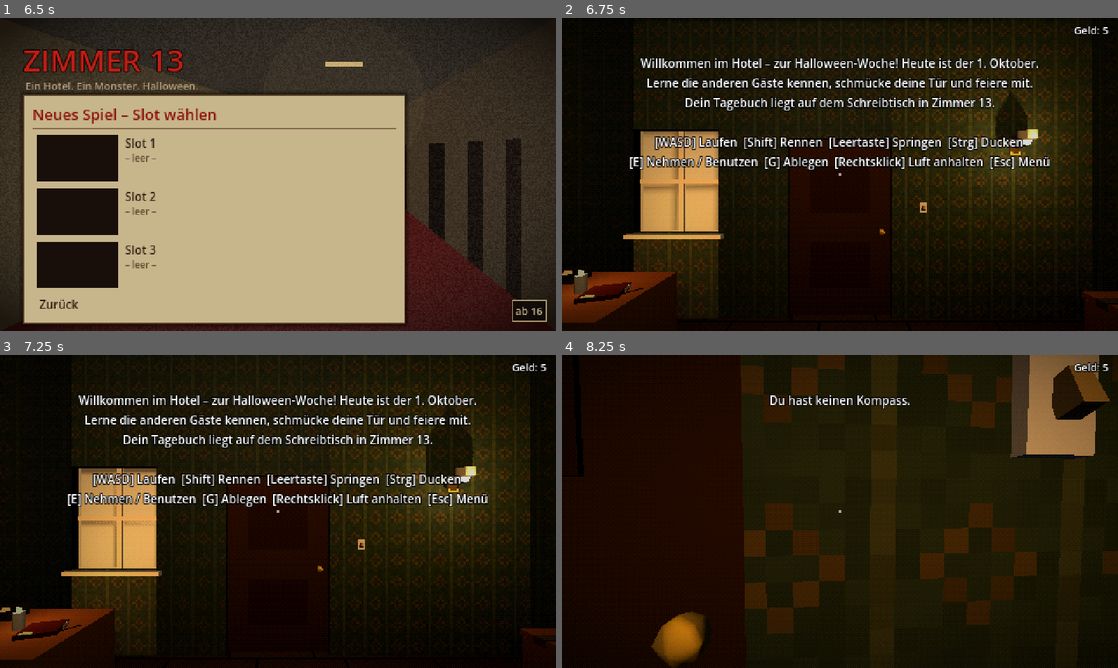
Above: before the commit, frames 1-4 (two rows, left to right).
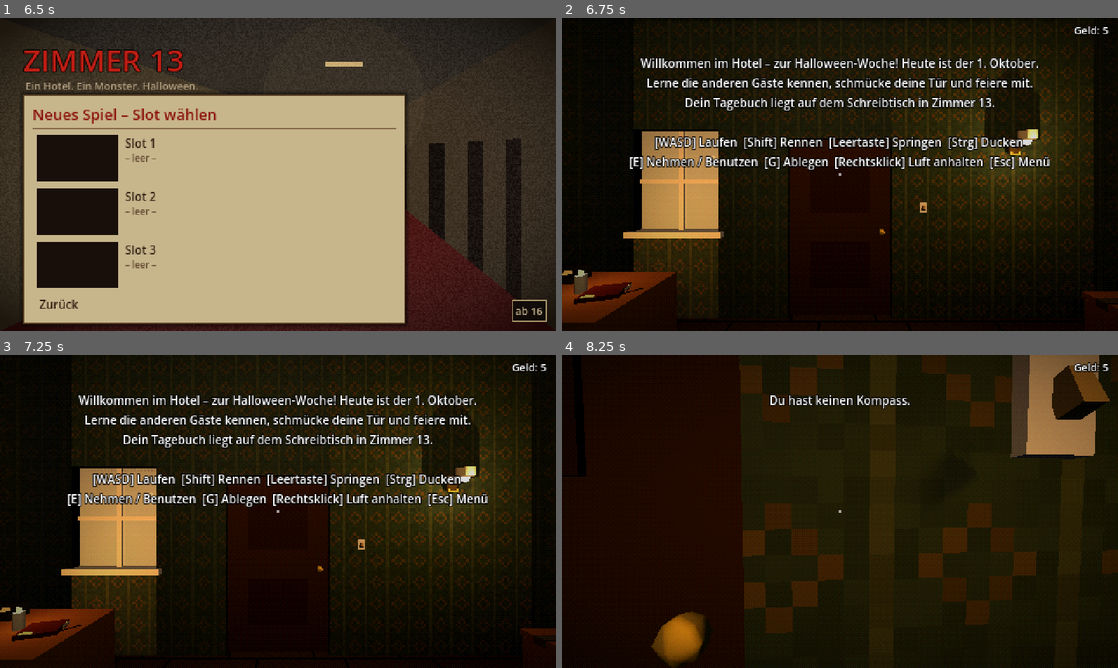
Above: after the commit, the same moments.

Repository: vektorviktor/zimmer13
Game: Godot game, scene res://scenes/title.tscn
Same seed, same stepped clock (60 frames per second), same inputs: the game is played once before the commit and once after it.
Inputs (mouse positions are in pixels of both pictures, inside the frame that each line leads up to):
- Up to frame 1 (6.5 s): click "Einstellungen" at 0.5 s; click "Zurück" at 1.25 s; click "Einstellungen" at 2 s; click "Vollbild" at 2.75 s; click "VSync" at 3.5 s; click "480 × 270" at 4.25 s; click "Neues Spiel" at 5 s; tap Enter at 5.75 s; move the mouse to (250, 237) at 5.77 s; hold W (move_forward) from 5.78 s (still down); hold Shift (run) from 5.78 s (still down); click (250, 237) at 5.92 s; tap Space (jump) at 6.02 s
- Up to frame 2 (6.75 s): release W (move_forward) at 6.5 s; release Shift (run) at 6.5 s; click (778, 158) at 6.52 s
- Up to frame 3 (7.25 s): no input
- Up to frame 4 (8.25 s): move the mouse to (878, 514) at 7.27 s; hold W (move_forward) from 7.28 s (still down); tap F (compass) at 7.35 s; tap Space (jump) at 7.52 s; tap Shift (run) at 7.55 s; move the mouse to (795, 508) at 8.02 s; hold Ctrl (crouch) from 8.03 s (still down)

Frame 1 is identical in both runs. In frame 2, 4.5% of the frame differs, in the area x 11-96%, y 1-93%; in frame 3, 4.4%; in frame 4, 0.9%.

Commit message:
Flimmernde Flächen behoben (Vertex-Snapping)
- Geo.box unterteilt Flächen in Stücke ≤ 1 m: Flurboden und Decken schwimmen nicht mehr
- Mat.layer für Auflagen (Teppich in der Lobby, Türkassetten): leicht zur Kamera gezogen,
  die Unterlage flimmert nicht mehr durch
- Fensterglas als einzelne Fläche statt dünner Box, Fensterbank 2 cm über der Laibung

Co-Authored-By: Claude Opus 5.5 <noreply@anthropic.com>

Diff:
--- a/scripts/level/level_builder.gd
+++ b/scripts/level/level_builder.gd
@@ -590,7 +590,7 @@
 
 	# Einrichtung
 	var red := Mat.psx(Color(0.4, 0.08, 0.08))
-	Geo.mesh(root, Geo.box(Vector3(9.0, 0.02, 7.0)), Mat.psx(Color(0.32, 0.07, 0.08)), Vector3(-7.0, 0.01, 0.0))
+	Geo.mesh(root, Geo.box(Vector3(9.0, 0.02, 7.0)), Mat.layer(Color(0.32, 0.07, 0.08)), Vector3(-7.0, 0.01, 0.0))
 	Geo.solid(root, Vector3(3.0, 1.1, 0.7), Vector3(-11.5, 0.55, 5.4), _dark_wood)      # Rezeption
 	Geo.solid(root, Vector3(0.7, 1.1, 1.4), Vector3(-9.65, 0.55, 4.75), _dark_wood)
 	_item(Item.Kind.CARVED_PUMPKIN, Vector3(-12.2, 1.12, 5.4))
--- a/scripts/util/geo.gd
+++ b/scripts/util/geo.gd
@@ -1,10 +1,18 @@
 class_name Geo
 ## Helfer für Platzhalter-Geometrie (wird später durch Blender-Modelle ersetzt).
+
+
+## Größte Kantenlänge eines Dreiecks. Das Vertex-Snapping verschiebt jede Ecke um bis zu einen
+## Bildschirm-Rasterpunkt – bei riesigen Flächen (80-m-Flurboden) schwimmt sonst die ganze Fläche.
+const MAX_FACE := 1.0
 
 
 static func box(size: Vector3) -> BoxMesh:
 	var m := BoxMesh.new()
 	m.size = size
+	m.subdivide_width = maxi(0, ceili(size.x / MAX_FACE) - 1)
+	m.subdivide_height = maxi(0, ceili(size.y / MAX_FACE) - 1)
+	m.subdivide_depth = maxi(0, ceili(size.z / MAX_FACE) - 1)
 	return m
 
 
--- a/scripts/util/mat.gd
+++ b/scripts/util/mat.gd
@@ -27,6 +27,18 @@
 	m.set_shader_parameter("emission_energy", emission_energy)
 	if shared:
 		_cache[key] = m
+	return m
+
+
+## Für flache Auflagen auf einer anderen Fläche (Teppich auf Fliesen, Kassetten auf dem Türblatt):
+## wird leicht zur Kamera gezogen, damit die Unterlage beim Vertex-Snapping nicht durchflimmert.
+static func layer(color: Color, tex_id: String = "", tex_scale: float = 1.0) -> ShaderMaterial:
+	var key := "layer|%s|%s|%.3f" % [color.to_html(), tex_id, tex_scale]
+	if _cache.has(key):
+		return _cache[key]
+	var m := psx(color, tex_id, tex_scale, Color.BLACK, 0.0, false)
+	m.set_shader_parameter("layer_pull", 0.01)
+	_cache[key] = m
 	return m
 
 
--- a/scripts/world/door.gd
+++ b/scripts/world/door.gd
@@ -146,7 +146,7 @@
 	else:
 		Geo.mesh(body, Geo.box(leaf_size), Mat.psx(Color(0.3, 0.17, 0.1)), Vector3(cx, height / 2.0, 0))
 		# Kassetten als Relief
-		var panel := Mat.psx(Color(0.24, 0.13, 0.08))
+		var panel := Mat.layer(Color(0.24, 0.13, 0.08))
 		for y in [0.6, 1.5]:
 			Geo.mesh(body, Geo.box(Vector3(leaf_width * 0.6, 0.55, 0.075)), panel, Vector3(cx, y * height / 2.1, 0))
 	# Kollision so tief wie die Wand: Ein dünnes Türblatt bildet eine Nische, in der die
--- a/scripts/world/hotel_window.gd
+++ b/scripts/world/hotel_window.gd
@@ -42,14 +42,18 @@
 	pane.collision_layer = LAYER_FROSTED if frosted else LAYER_GLASS
 	pane.collision_mask = 0
 	add_child(pane)
-	var glass := Geo.mesh(pane, Geo.box(Vector3(width, height, 0.02)), Mat.frosted_glass() if frosted else Mat.glass(), Vector3.ZERO)
+	# Eine einzelne Fläche statt einer dünnen Box: Vorder- und Rückseite einer durchsichtigen Box
+	# sortieren sich je nach Winkel falsch, und die Unterkante flimmert mit der Fensterbank.
+	var quad := QuadMesh.new()
+	quad.size = Vector2(width, height)
+	var glass := Geo.mesh(pane, quad, Mat.frosted_glass() if frosted else Mat.glass(), Vector3.ZERO)
 	glass.cast_shadow = GeometryInstance3D.SHADOW_CASTING_SETTING_OFF
 	Geo.add_box_shape(pane, Vector3(width, height, PANE_DEPTH), Vector3.ZERO)
 	# Fensterkreuz und Rahmen
 	var frame := Mat.psx(Color(0.85, 0.82, 0.75))
 	Geo.mesh(pane, Geo.box(Vector3(width, 0.05, 0.05)), frame, Vector3.ZERO)
 	Geo.mesh(pane, Geo.box(Vector3(0.05, height, 0.05)), frame, Vector3.ZERO)
-	Geo.mesh(pane, Geo.box(Vector3(width + 0.1, 0.06, 0.22)), frame, Vector3(0, -height / 2.0 - 0.03, 0.05))
+	Geo.mesh(pane, Geo.box(Vector3(width + 0.1, 0.06, 0.22)), frame, Vector3(0, -height / 2.0 - 0.01, 0.05))   # 2 cm über der Laibung
 	if not has_curtains():
 		return
 	pane.set_meta("interactable", self)
--- a/shaders/psx_surface.gdshader
+++ b/shaders/psx_surface.gdshader
@@ -10,6 +10,10 @@
 uniform vec3 emission : source_color = vec3(0.0);
 uniform float emission_energy = 0.0;
 uniform float snap_resolution = 140.0;
+// Auflagen (Teppich, Türkassetten): rückt die Fläche um diesen Anteil der Entfernung zur Kamera
+// hin. Ändert nur die Tiefe, nicht die Bildposition – so kann das Snapping die Unterlage nicht
+// durch die Auflage drücken.
+uniform float layer_pull = 0.0;
 // Einstellungen → PS1-Look → Vertex-Wackeln (1 = an, 0 = aus)
 global uniform float psx_snap;
 
@@ -19,7 +23,9 @@
 void vertex() {
 	world_pos = (MODEL_MATRIX * vec4(VERTEX, 1.0)).xyz;
 	world_normal = normalize((MODEL_MATRIX * vec4(NORMAL, 0.0)).xyz);
-	vec4 clip = PROJECTION_MATRIX * (MODELVIEW_MATRIX * vec4(VERTEX, 1.0));
+	vec4 view = MODELVIEW_MATRIX * vec4(VERTEX, 1.0);
+	view.xyz *= 1.0 - layer_pull;
+	vec4 clip = PROJECTION_MATRIX * view;
 	if (psx_snap > 0.5 && clip.w > 0.0001) {
 		vec2 ndc = clip.xy / clip.w;
 		ndc = floor(ndc * snap_resolution + 0.5) / snap_resolution;
Not shown, changed: TECHNIK.md
